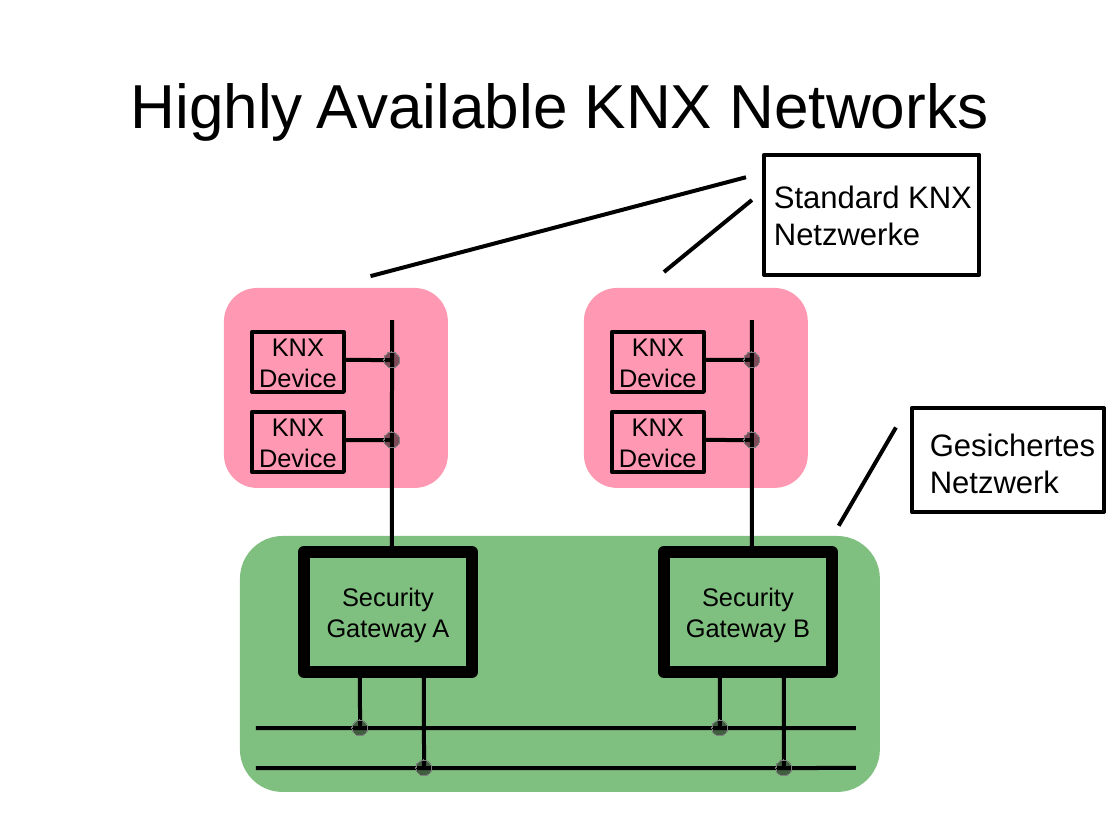
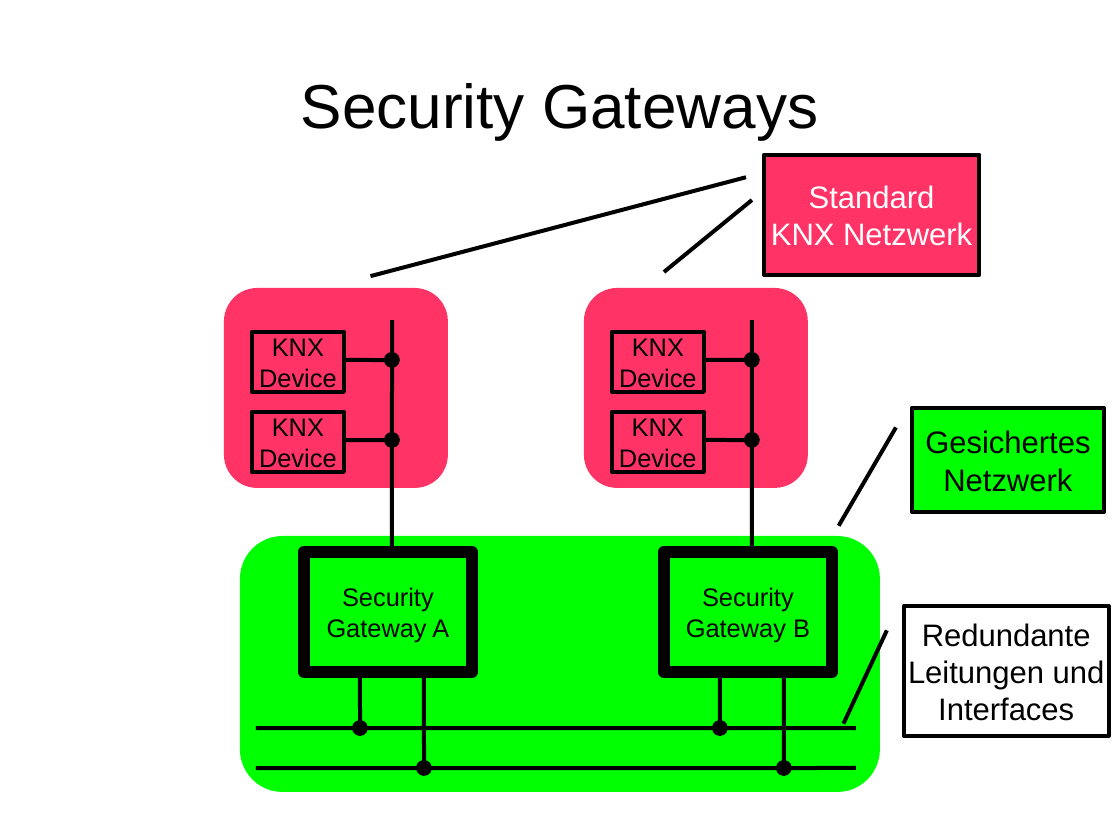
Before and after one commit to hglanzer/knxSec, a slide deck: slide 13 of Praesentation/KNX praesentation.odp. Drawn at 1120x840 pixels with LibreOffice and Linux fonts; fonts in the diff are those of the drawing; background and template pictures are left out. Boxes give left, top, right and bottom in pixels: in the first picture for what was removed or moved away, otherwise in the second. Text is boxed around its words. In the diff, an @@ line names an element or a change of style, - is before the commit and + after.

```diff
--- a/Praesentation/KNX praesentation.odp
+++ b/Praesentation/KNX praesentation.odp
@@ title at <box>301,83,818,139</box>: text changed @@
-Highly Available KNX Networks
+Security Gateways
@@ border callout "Standard": place and size @@
-border callout "Standard" at <box>774,185,972,246</box>
+border callout "Standard" at <box>764,154,980,274</box>
@@ border callout "Standard" at <box>764,154,980,274</box>: vertical alignment top to middle; fill none to #FF3366; outline none to #000000 2.83 pt @@
@@ border callout removed at <box>764,154,980,274</box> @@
@@ text in border callout at <box>771,185,972,246</box>: text changed; text colour #000000 to #FFFFFF @@
-Standard KNX Netzwerke
+Standard
+KNX Netzwerk
@@ rounded rectangle at <box>224,288,447,488</box>: fill #FF3366 at 50% opacity to #FF3366 @@
@@ rounded rectangle at <box>584,288,808,488</box>: fill #FF3366 at 50% opacity to #FF3366 @@
@@ fill #000000 at 50% opacity to #000000; outline #808080 0 pt to none in 8 elements at <box>352,721,368,737</box>, <box>416,760,432,776</box>, <box>712,721,729,737</box>, <box>776,760,793,776</box>, <box>384,432,400,448</box>, <box>384,352,400,368</box>, <box>744,432,760,448</box>, <box>744,352,760,368</box> @@
@@ border callout "Gesichertes": place and size @@
-border callout "Gesichertes" at <box>930,433,1095,494</box>
+border callout "Gesichertes" at <box>913,409,1105,512</box>
@@ border callout "Gesichertes" at <box>913,409,1105,512</box>: alignment left to centre; vertical alignment top to middle; fill none to #00FF00; outline none to #000000 2.83 pt @@
@@ border callout removed at <box>913,409,1105,512</box> @@
@@ rounded rectangle at <box>240,537,880,793</box>: fill #008000 at 50% opacity to #00FF00 @@
@@ border callout added at <box>905,606,1109,736</box>, outline #000000 2.83 pt, 22 pt, text #000000 @@
+Redundante
+Leitungen und
+Interfaces
```
Also in this commit, not shown: 13 other slides changed, 13 slides added, 4 slides removed, 33 other files.
